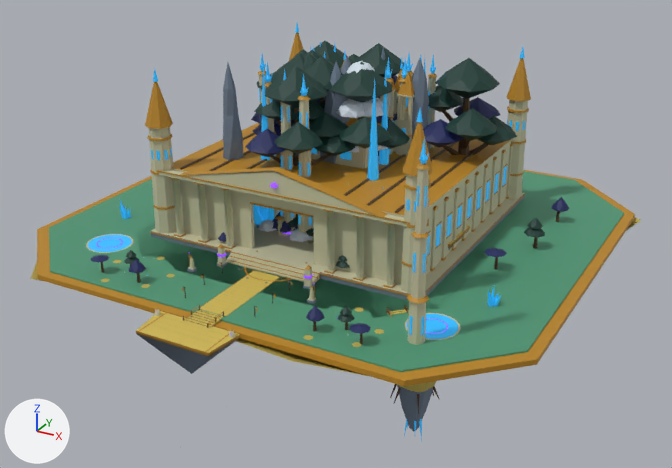
A saved change to the FBX model assets/export/worlds/ethereal_scape/ethereal_scape_structure.fbx.
Both versions are drawn from a 50 mm camera at (401.0, -730.0, 355.0) aimed at (7.0, -14.0, -3.0). The lights are fixed; the arrows at lower left show +X, +Y and +Z. The picture after the commit comes second. Where no turn or scale is listed for an object, it has been applied to the vertices. Vertices at exactly the same position are counted once.

The scene before the commit, as lines of its bpy script (objects in view):
```python
ob_es_backdrop_cloudbank = bpy.data.objects.new('ES_BACKDROP_CLOUDBANK', me_es_backdrop_cloudbank)
ob_es_backdrop_cloudbank.location = (0.0, 0.0, 0.0)
ob_es_sanctum = bpy.data.objects.new('ES_SANCTUM', me_es_sanctum)
ob_es_sanctum.location = (0.0, 0.0, 0.0)
ob_es_terraced_gardens = bpy.data.objects.new('ES_TERRACED_GARDENS', me_es_terraced_gardens)
ob_es_terraced_gardens.location = (0.0, 0.0, 0.0)
# also in view: 'ES_PATH_BEND_WEST_FALLS' at (0.0, 0.0, 32.0); 'ES_BACKDROP_CRYSTAL_SPIRE' at (0.0, 0.0, 32.0); 'ES_TEMPLE_GATE_A' at (0.0, 0.0, 32.0); 'ES_FORK_THREE_TREES' at (0.0, 0.0, 32.0); 'ES_FORK_WAYSHRINE' at (0.0, 0.0, 32.0)
```
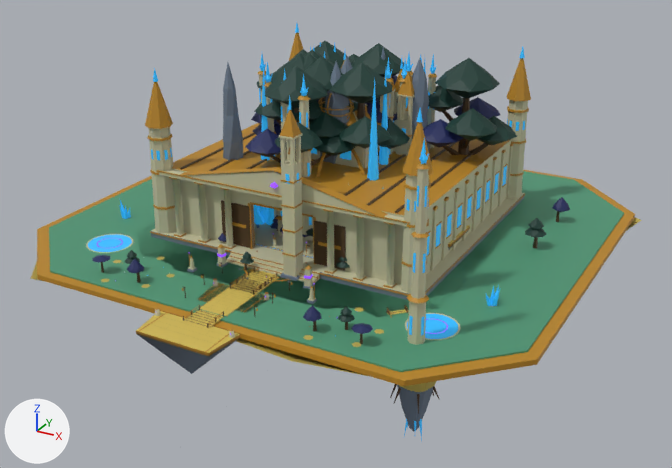
Changed parts and their boxes (x1, y1, x2, y2) in the pictures (672 x 468 px; the box of a moved part takes in the faces that stretch with it):
'ES_SKY_AQUEDUCT', added: after (199, 96, 309, 313)
    faces in mat_templeivory (beige #c3c09f): (213, 133, 303, 300)
    faces in mat_templegold (orange #b98621): (200, 110, 303, 312)
    faces in mat_goldenpath (yellow #d2b956): (199, 279, 270, 313)
'ES_BACKDROP_CLOUDBANK', reshaped (not visible afterwards): before (290, 61, 388, 242)
'ES_SKY_OBSERVATORY', added (mostly hidden): after (211, 93, 392, 305)
    faces in mat_templegold (orange #b98621): (235, 93, 392, 292)
    faces in mat_goldenpath (yellow #d2b956): (232, 271, 277, 294)
    faces in mat_softwood (brown #4c3519): (231, 267, 278, 294)
part 1 of me_es_sanctum, deleted: before (484, 248, 507, 270)
part 2 of me_es_sanctum, built on: before (91, 250, 501, 346); after (92, 200, 500, 347)
part 3 of me_es_sanctum, moved or reshaped: before (524, 197, 569, 238); after (525, 197, 570, 237)

The change, as a diff of the scene's bpy script:
```diff
--- a/assets/export/worlds/ethereal_scape/ethereal_scape_structure.fbx.py
+++ b/assets/export/worlds/ethereal_scape/ethereal_scape_structure.fbx.py
@@ me_es_backdrop_cloudbank @@
-me_es_backdrop_cloudbank.from_pydata(...)  # 1047 vertices, 1866 faces; spans x -128.0..128.0, y -128.0..128.0, z -96.0..160.0
+me_es_backdrop_cloudbank.from_pydata(...)  # 40 vertices, 30 faces; spans x -128.0..128.0, y -128.0..128.0, z -96.0..160.0
+# me_es_backdrop_cloudbank part 4: 47 loose pieces with 1015 vertices, spanning x -80.0..110.0, y -106.0..112.0, z -74.0..160.0, are deleted
+# other edits to the shape of me_es_backdrop_cloudbank do not show in these pictures
 me_es_backdrop_cloudbank.materials.append(mat_cloudwhite)
@@ me_es_sanctum @@
-me_es_sanctum.from_pydata(...)  # 4650 vertices, 3670 faces; spans x -256.0..256.0, y -256.0..256.0, z -96.0..160.0
+me_es_sanctum.from_pydata(...)  # 6470 vertices, 5184 faces; spans x -256.0..256.0, y -256.0..256.0, z -96.0..160.0
+# me_es_sanctum part 1: 12 loose pieces with 94 vertices, spanning x -178.0..178.0, y -186.0..138.0, z 0.0..19.0, are deleted
+# me_es_sanctum part 2: 35 vertices moved within x -127.0..193.0, y -196.0..-82.0, z -1.0..22.0; 135 vertices removed from x -135.0..197.0, y -208.0..137.0, z -2.0..22.0; 1969 vertices added at x -134.0..196.0, y -207.0..141.0, z -1.0..86.0
+# me_es_sanctum part 3: 16 vertices moved from x 178.0..191.0, y 35.0..112.0, z -1.0..30.0 to x 178.0..192.0, y 36.0..112.0, z -1.0..30.0; 36 vertices removed from x 175.0..196.0, y 30.0..119.0, z -1.0..26.0; 36 vertices added at x 175.0..197.0, y 30.0..119.0, z -1.0..26.0
+# other edits to the shape of me_es_sanctum do not show in these pictures
 me_es_sanctum.materials.append(mat_aethermintgrass)
@@ ob_es_sky_aqueduct @@
+ob_es_sky_aqueduct = bpy.data.objects.new('ES_SKY_AQUEDUCT', me_es_sky_aqueduct)  # 3302 vertices, 2910 faces; spans x -192.0..192.0, y -192.0..192.0, z -96.0..160.0; in mat_aethermintgrass (green #4e9573), mat_cloudwhite (pale blue #d5e1ec), mat_cloudstone (greyish blue #6b7b8d), mat_deeptealleaves (dark cyan #0c3830), mat_goldenpath (yellow #d2b956), mat_palegoldsoil (yellow #beac51), mat_portalglow (purple #5e2ab3, glowing purple #5e2ab3), mat_skycrystal (blue #2aa9ec, glowing blue #2aa9ec), mat_softwood (brown #4c3519), mat_templegold (orange #b98621), mat_templeivory (beige #c3c09f)
+ob_es_sky_aqueduct.location = (0.0, 0.0, 0.0)
@@ ob_es_sky_observatory @@
+ob_es_sky_observatory = bpy.data.objects.new('ES_SKY_OBSERVATORY', me_es_sky_observatory)  # 4694 vertices, 3818 faces; spans x -192.0..192.0, y -192.0..192.0, z -96.0..160.0; in mat_aethermintgrass (green #4e9573), mat_cloudwhite (pale blue #d5e1ec), mat_cloudstone (greyish blue #6b7b8d), mat_deeptealleaves (dark cyan #0c3830), mat_goldenpath (yellow #d2b956), mat_indigoleaves (dark blue #19245c), mat_palegoldsoil (yellow #beac51), mat_portalglow (purple #5e2ab3, glowing purple #5e2ab3), mat_skycrystal (blue #2aa9ec, glowing blue #2aa9ec), mat_softwood (brown #4c3519), mat_templegold (orange #b98621), mat_templeivory (beige #c3c09f)
+ob_es_sky_observatory.location = (0.0, 0.0, 0.0)
```
